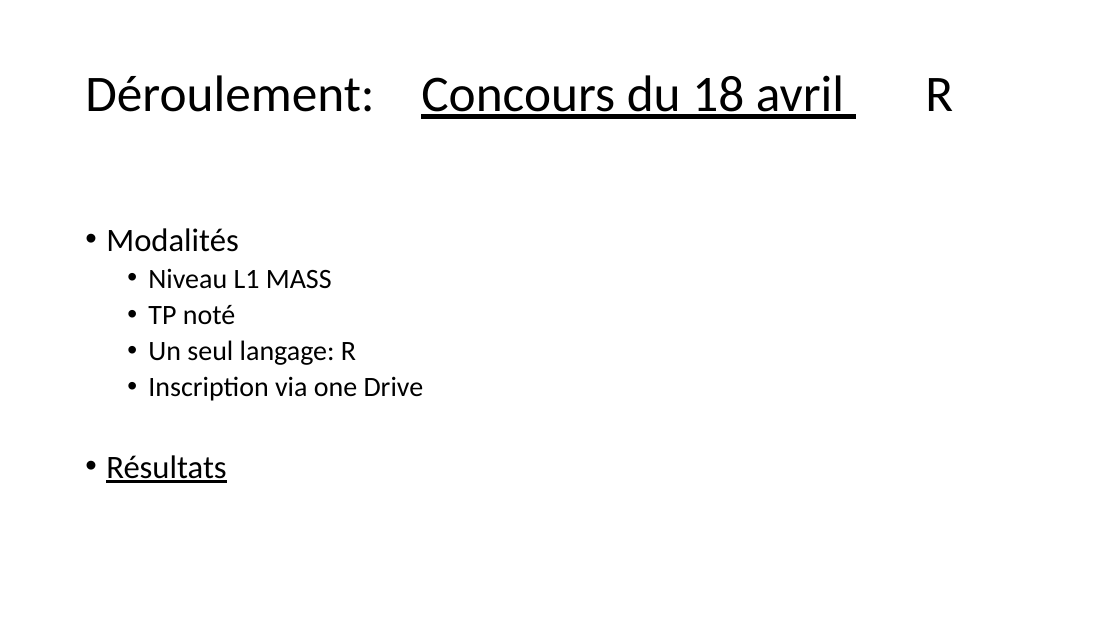
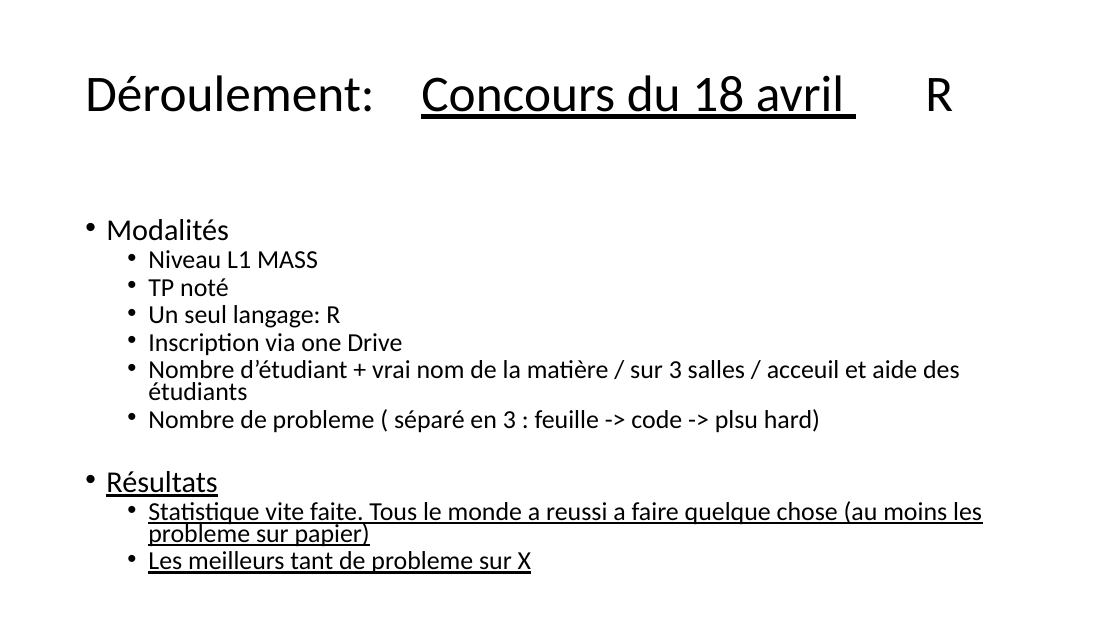
Before and after one commit to GRnice/ConcoursJuin, a slide deck: slide 8 of rapport/presentation.pptx. Drawn at 1120x630 pixels with LibreOffice and Linux fonts; fonts in the diff are those of the drawing. Boxes give left, top, right and bottom in pixels: in the first picture for what was removed or moved away, otherwise in the second. Text is boxed around its words. In the diff, an @@ line names an element or a change of style, - is before the commit and + after.

```diff
--- a/rapport/presentation.pptx
+++ b/rapport/presentation.pptx
@@ text at [106,219,402,497]: size 28 to 25.9 pt in "Modalités", "Résultats"; size 24 to 22.2 pt in "Niveau L1 MASS", "TP noté", "Un seul langage: R", "Inscription via one Drive"; line spacing 0.9 to 0.7 @@
@@ text at [148,360,960,433]: paragraphs added @@
+  • Nombre d’étudiant + vrai nom de la matière / sur 3 salles / acceuil et aide des étudiants
+  • Nombre de probleme ( séparé en 3 : feuille -> code -> plsu hard)
@@ text at [148,501,982,574]: paragraphs added @@
+  • Statistique vite faite. Tous le monde a reussi a faire quelque chose (au moins les probleme sur papier)
+  • Les meilleurs tant de probleme sur X
```
Also in this commit, not shown: 9 other slides changed, 3 slides added, 2 slides removed.
